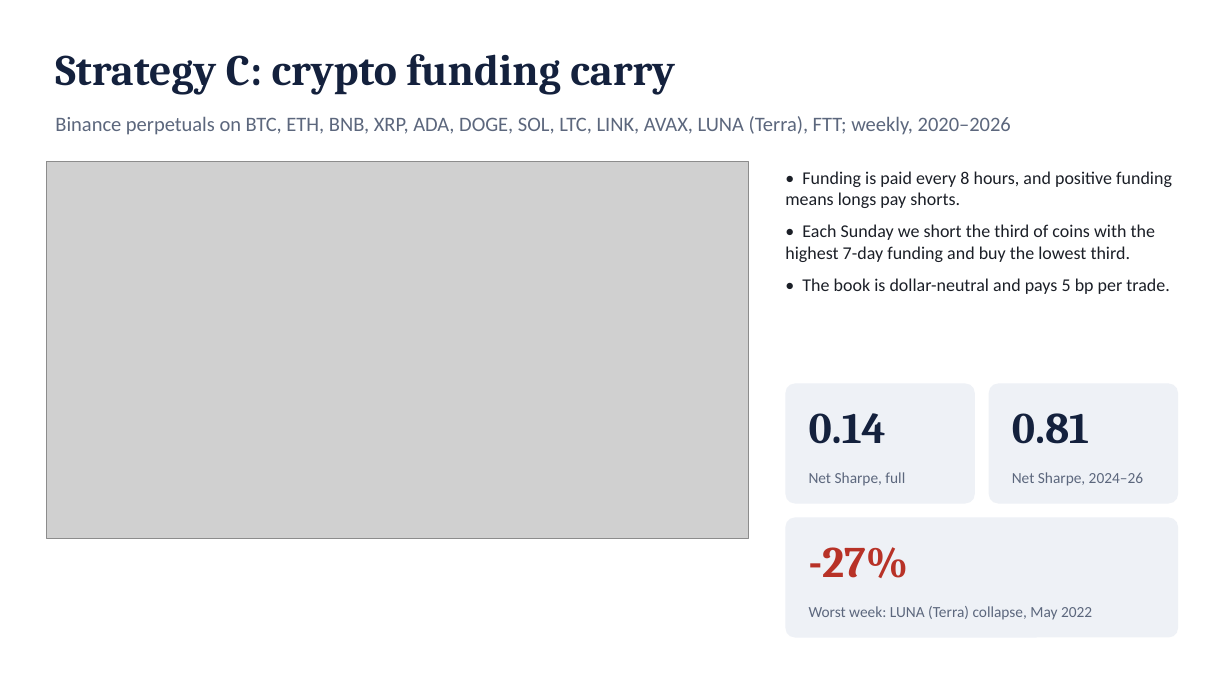
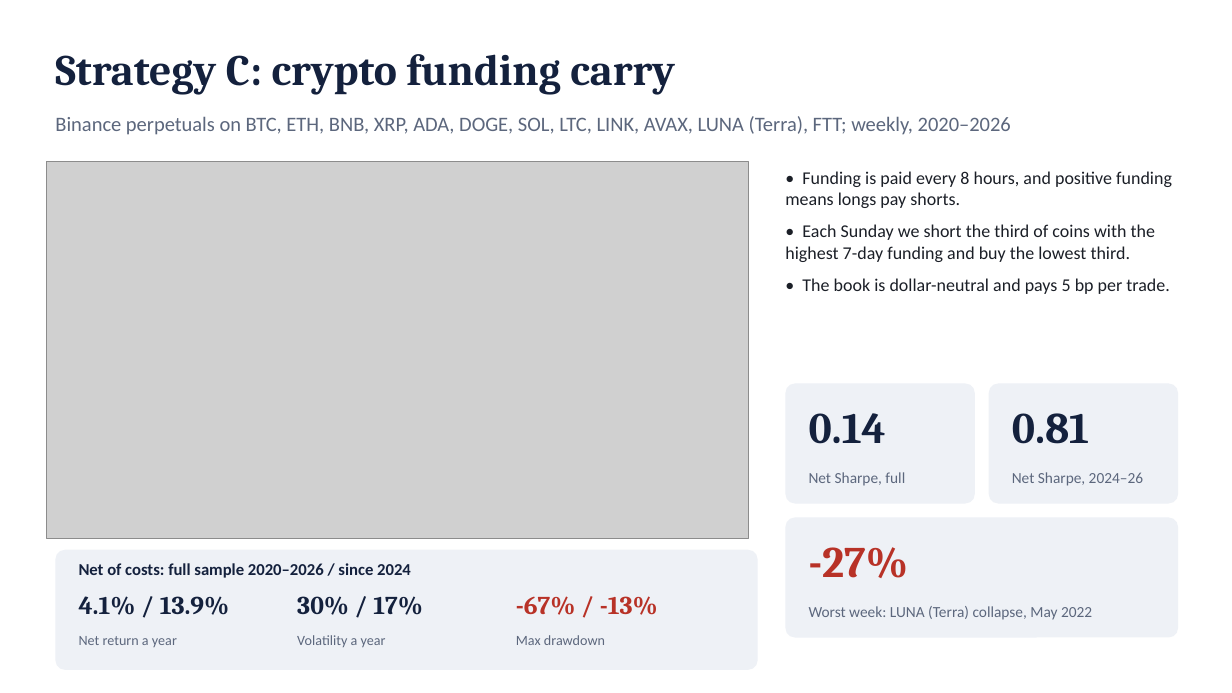
Before and after one commit to rezazamani2329/currency-crypto-carry, a slide deck: slide 7 of slides/presentation_10min.pptx. Drawn at 1232x693 pixels with LibreOffice and Linux fonts; fonts in the diff are those of the drawing; grey boxes stand for pictures. Boxes give left, top, right and bottom in pixels: in the first picture for what was removed or moved away, otherwise in the second. Text is boxed around its words. In the diff, an @@ line names an element or a change of style, - is before the commit and + after.

```diff
--- a/slides/presentation_10min.pptx
+++ b/slides/presentation_10min.pptx
@@ rounded rectangle added at (x1=55, y1=550, x2=758, y2=670), fill #EEF1F6 @@
@@ text added at (x1=79, y1=563, x2=411, y2=578), 13 pt, text #14213D, bold @@
+Net of costs: full sample 2020–2026 / since 2024
@@ text added at (x1=79, y1=596, x2=230, y2=615), 20 pt, text #14213D, bold @@
+4.1% / 13.9%
@@ text added at (x1=297, y1=596, x2=423, y2=615), 20 pt, text #14213D, bold @@
+30% / 17%
@@ text added at (x1=516, y1=596, x2=658, y2=615), 20 pt, text #B83227, bold @@
+-67% / -13%
@@ text added at (x1=79, y1=636, x2=177, y2=647), 11 pt, text #5C677D @@
+Net return a year
@@ text added at (x1=297, y1=635, x2=386, y2=647), 11 pt, text #5C677D @@
+Volatility a year
@@ text added at (x1=516, y1=635, x2=605, y2=645), 11 pt, text #5C677D @@
+Max drawdown
```
Also in this commit, not shown: 3 other slides changed, 5 other files.
